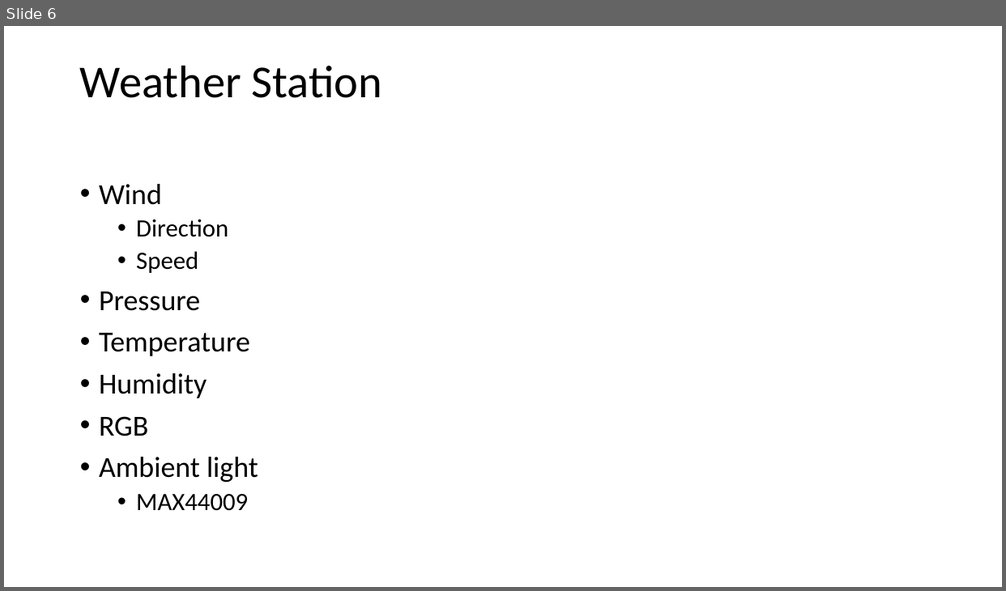
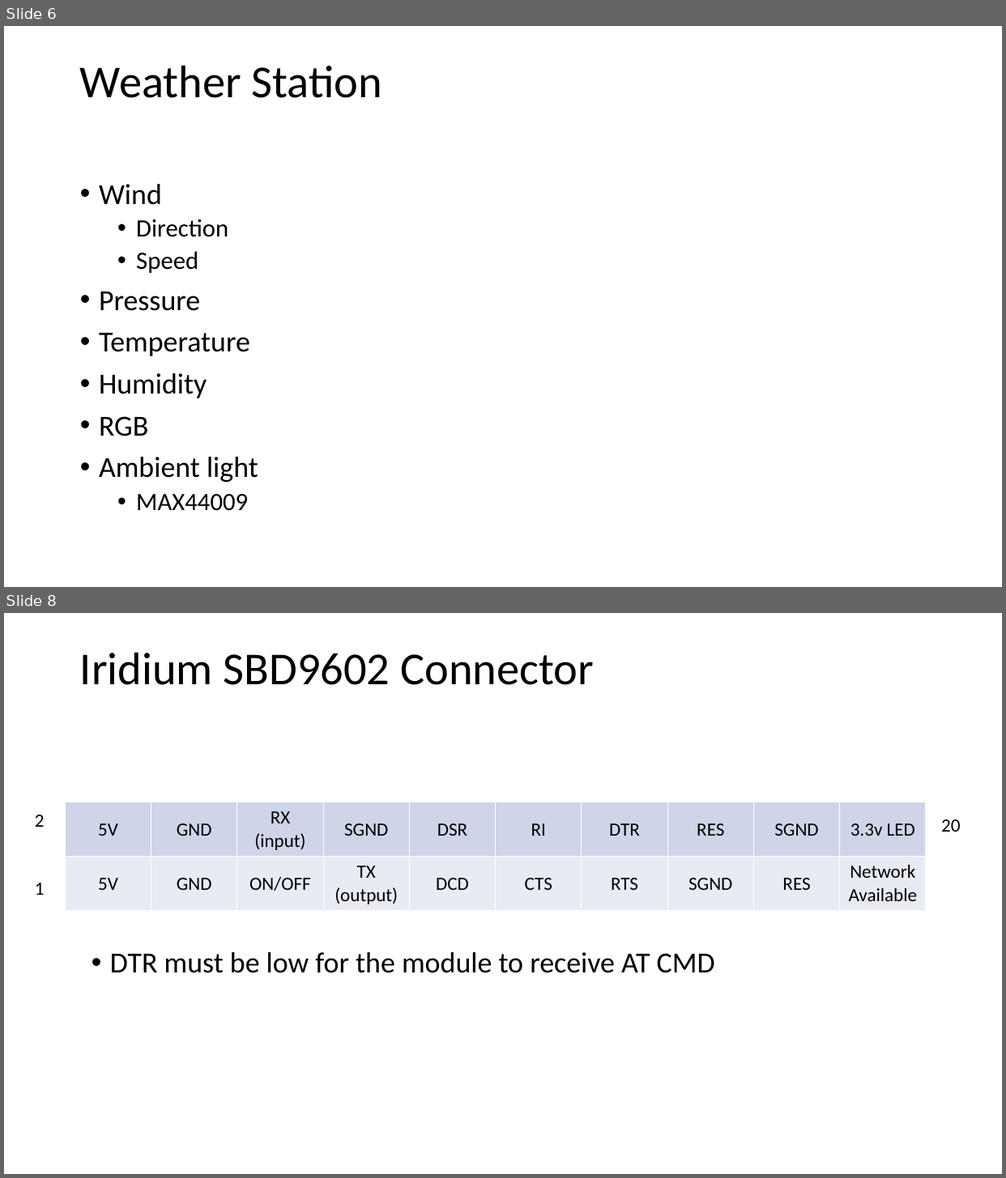
Before and after one commit to majianjia/DeepPlankter, a slide deck: doc/DeepPlankter-digrams.pptx. Shown one above the other, each under a label of ours: slide 6 before the commit, slides 6 and 8 after it; the slides between them are not shown. The pictures are 1006x591 and 1006x1178 pixels, drawn with LibreOffice and Linux fonts; fonts in the diff are those of the drawing. Boxes give left, top, right and bottom in pixels: in the first picture for what was removed or moved away, otherwise in the second. Text is boxed around its words. In the diff, an @@ line names an element or a change of style, - is before the commit and + after.

```diff
--- a/doc/DeepPlankter-digrams.pptx
+++ b/doc/DeepPlankter-digrams.pptx
@@ slide 8 added at (4, 613, 1002, 1174), background #FFFFFF @@
@@ title added at (80, 652, 594, 685), 44 pt, text #000000 @@
+Iridium SBD9602 Connector
@@ table added at (66, 803, 927, 911), 2 rows, 10 columns @@
+5V | GND | RX (input) | SGND | DSR | RI | DTR | RES | SGND | 3.3v LED
+5V | GND | ON/OFF | TX (output) | DCD | CTS | RTS | SGND | RES | Network Available
@@ text added at (35, 815, 44, 827), 18 pt, text #000000 @@
+2
@@ text added at (941, 820, 960, 832), 18 pt, text #000000 @@
+20
@@ text added at (35, 883, 44, 895), 18 pt, text #000000 @@
+1
@@ text added at (110, 952, 715, 973), 28 pt, text #000000 @@
+• DTR must be low for the module to receive AT CMD
```
Also in this commit, not shown: 1 other slide added.
